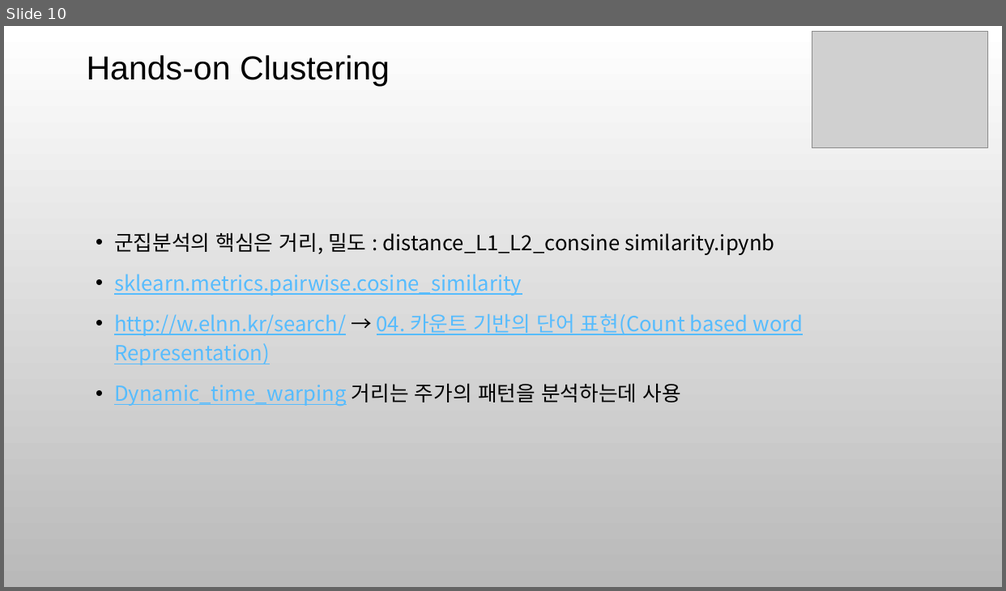
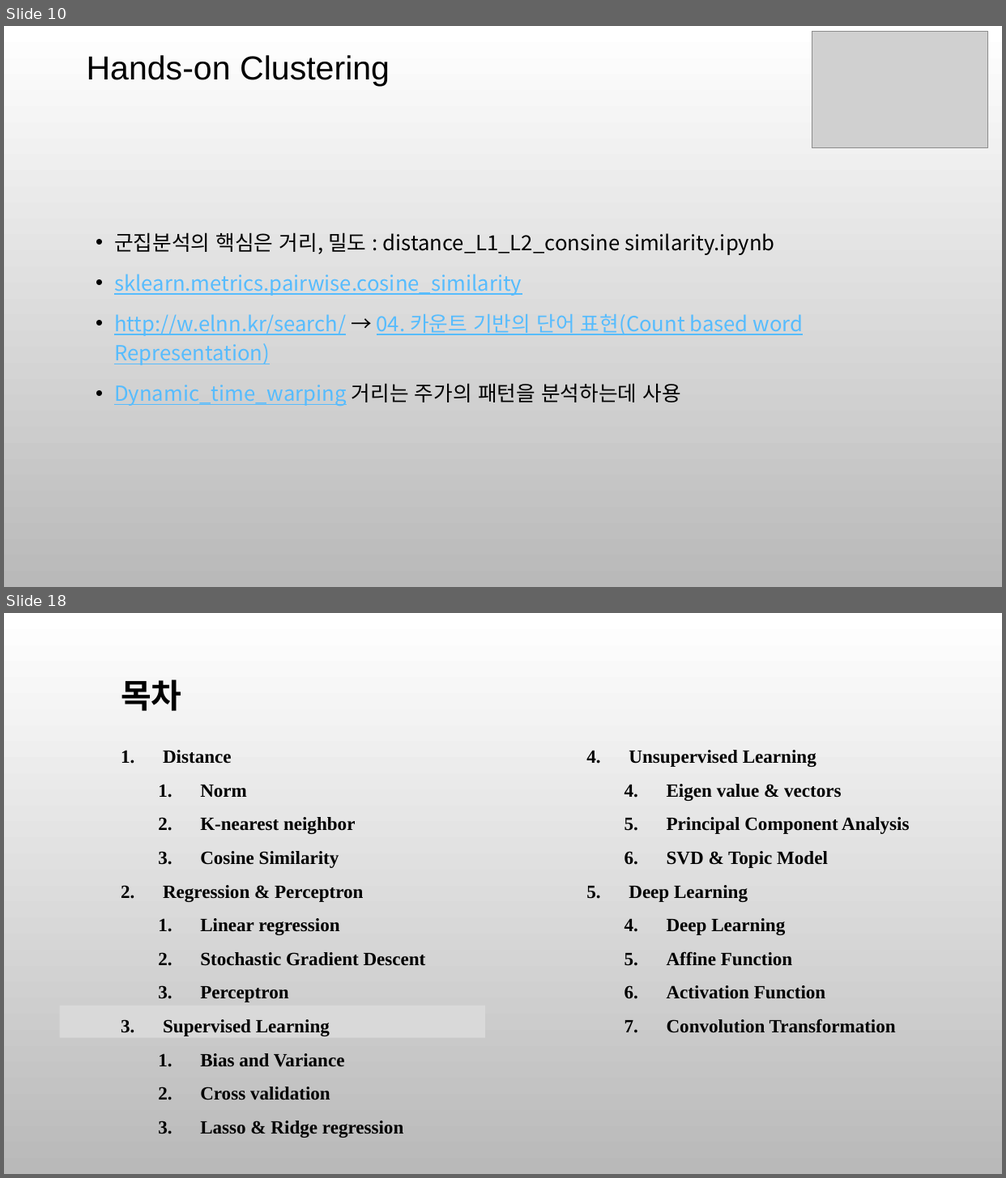
Before and after one commit to ancestor9/mathematics-for-machine-learning, a slide deck: 7_Applications of mathematics.pptx. Shown one above the other, each under a label of ours: slide 10 before the commit, slides 10 and 18 after it; the slides between them are not shown. The pictures are 1006x591 and 1006x1178 pixels, drawn with LibreOffice and Linux fonts; fonts in the diff are those of the drawing; grey boxes stand for pictures; background and template pictures are left out. Boxes give left, top, right and bottom in pixels: in the first picture for what was removed or moved away, otherwise in the second. Text is boxed around its words. In the diff, an @@ line names an element or a change of style, - is before the commit and + after.

```diff
--- a/7_Applications of mathematics.pptx
+++ b/7_Applications of mathematics.pptx
@@ slide 18 added at <box>4,613,1002,1174</box>, background picture (left out) @@
@@ text added at <box>121,679,182,711</box>, 32 pt, text #000000, bold @@
+목차
@@ text added at <box>163,750,426,1138</box>, 18 pt, text #000000, bold @@
+1. Distance
+  1. Norm
+  2. K-nearest neighbor
+  3. Cosine Similarity
+2. Regression & Perceptron
+  1. Linear regression
+  2. Stochastic Gradient Descent
+  3. Perceptron
+3. Supervised Learning
+  1. Bias and Variance
+  2. Cross validation
+  3. Lasso & Ridge regression
@@ text added at <box>629,750,909,1033</box>, 18 pt, text #000000, bold @@
+4. Unsupervised Learning
+  4. Eigen value & vectors
+  5. Principal Component Analysis
+  6. SVD & Topic Model
+5. Deep Learning
+  4. Deep Learning
+  5. Affine Function
+  6. Activation Function
+  7. Convolution Transformation
@@ rectangle added at <box>59,1006,484,1038</box>, fill #D9D9D9 @@
```
Also in this commit, not shown: 9 slides changed, 13 other slides added, 1 slide removed.
